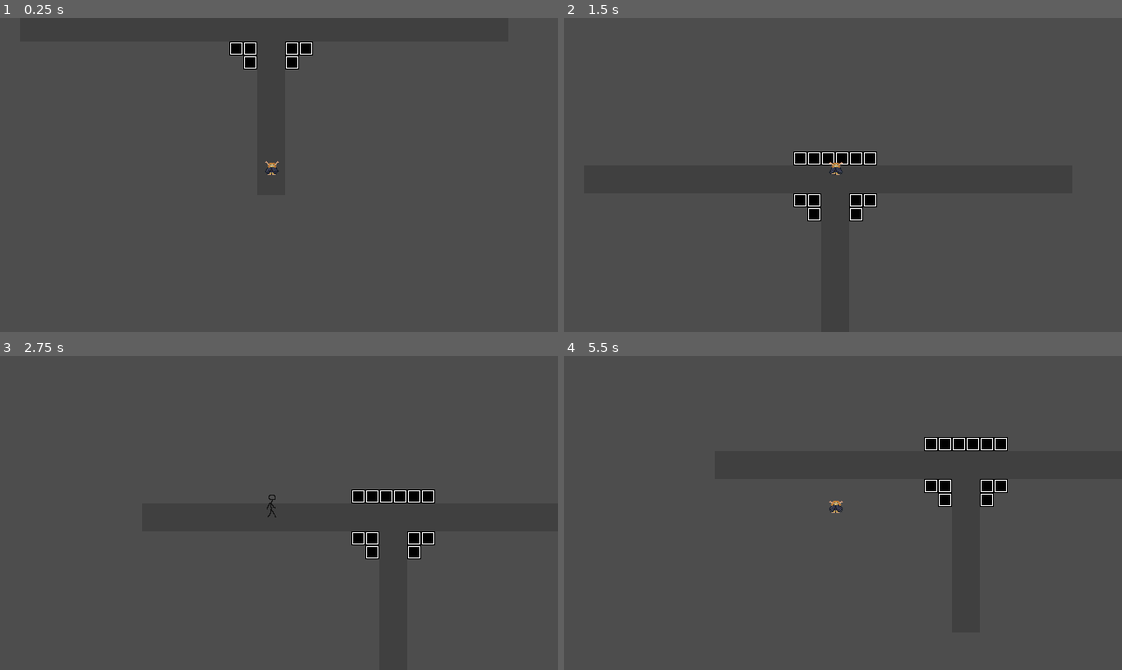
Above: before the commit, frames 1-4 (two rows, left to right).
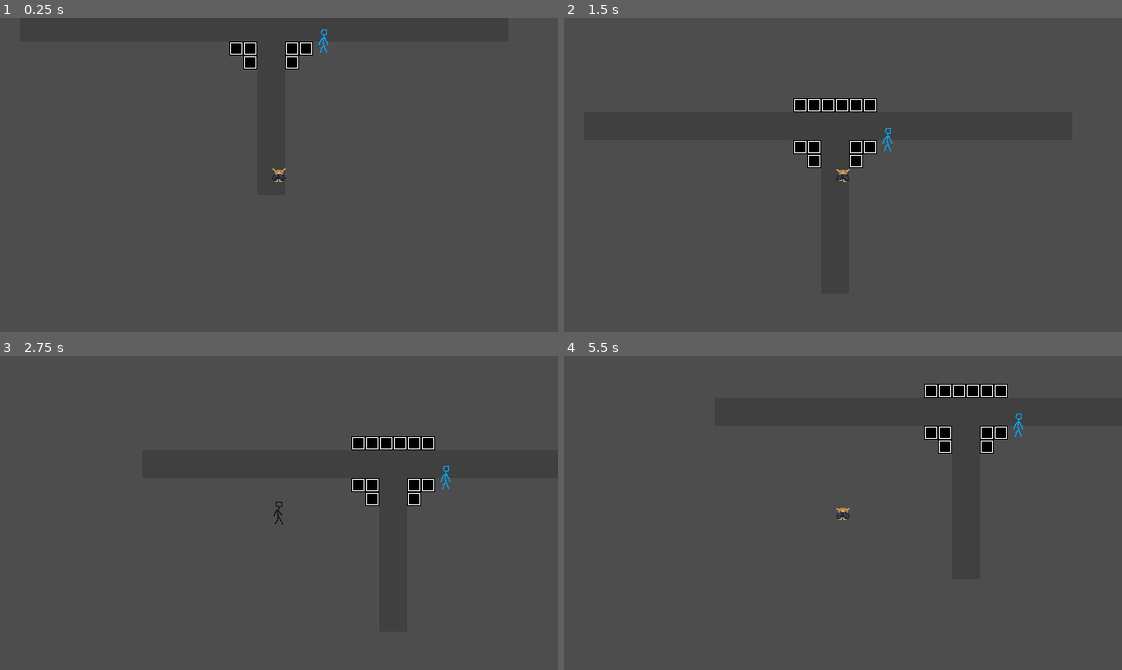
Above: after the commit, the same moments.

Repository: CGaywood/elf-game-2K26
Game: Godot game, scene res://world.tscn
Same seed, same stepped clock (60 frames per second), same inputs: the game is played once before the commit and once after it.
Inputs:
- Up to frame 1 (0.25 s): no input
- Up to frame 2 (1.5 s): tap Enter at 0.5 s; hold W (up) from 0.53 s (still down); tap Space (interact, bound only after the commit) at 0.6, 1.35 s
- Up to frame 3 (2.75 s): release W (up) at 2.03 s; hold A (left) from 2.03 s (still down); tap Space (interact, bound only after the commit) at 2.1 s
- Up to frame 4 (5.5 s): tap Space (interact, bound only after the commit) every 0.75 s from 2.85 to 5.1 s; release A (left) at 3.53 s; hold S (down) 3.53-4.28 s; hold D (right) 4.28-5.03 s; hold W (up) from 5.03 s (still down)

The runs differ from the first frame. In frame 1, 0.1% of the frame differs, in the area x 47-59%, y 3-53%; in frame 2, 2.3%; in frame 3, 2.3%; in frame 4, 2.3%, in the area x 47-83%, y 8-53%.

Commit message:
Added interactions
Player can now interact with npcs. Currently the interaction is just a placeholder until we get UI/dialogue system.
Made some changes to animation system

Diff:
--- a/elf-game/area_trigger.tscn
+++ b/elf-game/area_trigger.tscn
@@ -6,6 +6,7 @@
 size = Vector2(16, 32)
 
 [node name="AreaTrigger" type="Area2D" unique_id=1037223138]
+collision_layer = 6
 script = ExtResource("1_g6xv2")
 
 [node name="CollisionShape2D" type="CollisionShape2D" parent="." unique_id=1090712900]
--- /dev/null
+++ b/elf-game/npc/npc.gd
@@ -0,0 +1,20 @@
+extends CharacterBody2D
+class_name NPC
+
+
+# Called when the node enters the scene tree for the first time.
+func _ready() -> void:
+	pass # Replace with function body.
+
+
+# Called every frame. 'delta' is the elapsed time since the previous frame.
+func _process(delta: float) -> void:
+	pass
+
+
+func player_interact() -> void:
+
+	# Placeholder interaction until we get dialogue and UI sorted
+	$Label.show()
+	await get_tree().create_timer(1).timeout
+	$Label.hide()
--- a/elf-game/npc/npc.tscn
+++ b/elf-game/npc/npc.tscn
@@ -1,6 +1,7 @@
 [gd_scene format=3 uid="uid://blv01c8txyhxu"]
 
 [ext_resource type="Texture2D" uid="uid://d3qqca5wt7j41" path="res://Assets/Placeholder/16x32-charplaceholder.png" id="1_2xp5l"]
+[ext_resource type="Script" uid="uid://bmaoqvb1sr5e6" path="res://npc/npc.gd" id="1_nhy3c"]
 
 [sub_resource type="AtlasTexture" id="AtlasTexture_nhy3c"]
 atlas = ExtResource("1_2xp5l")
@@ -69,6 +70,9 @@
 size = Vector2(16, 16)
 
 [node name="NPC" type="CharacterBody2D" unique_id=2008687491]
+collision_layer = 4
+collision_mask = 7
+script = ExtResource("1_nhy3c")
 
 [node name="AnimatedSprite2D" type="AnimatedSprite2D" parent="." unique_id=1218364138]
 self_modulate = Color(0, 7.517879, 18.892157, 1)
@@ -78,3 +82,10 @@
 
 [node name="CollisionShape2D" type="CollisionShape2D" parent="." unique_id=2136954907]
 shape = SubResource("RectangleShape2D_xxcha")
+
+[node name="Label" type="Label" parent="." unique_id=1124476771]
+visible = false
+offset_top = -40.0
+offset_right = 40.0
+offset_bottom = -17.0
+text = "hello"
--- a/elf-game/player.gd
+++ b/elf-game/player.gd
@@ -3,8 +3,15 @@
 
 
 var direction
+# Need this one to get the right idle animation + interactionbox position
+enum {UP, DOWN, LEFT, RIGHT}
+var facing
 
 @export var speed:float = 200
+
+# -- Interactions --
+@onready var interaction_box_pivot: Marker2D = $InteractionBoxPivot
+@onready var interaction_box: Area2D = $InteractionBoxPivot/InteractionBox
 
 # -- Animation --
 @onready var animated_sprite = $AnimatedSprite2D
@@ -27,21 +34,57 @@
 
 	move_and_slide()
 
+	# Interactions
+	if Input.is_action_just_pressed("interact"):
+		if interaction_box.has_overlapping_bodies():
+			# This part will probably cause problems, better solution needed
+			for body in interaction_box.get_overlapping_bodies():
+				if body is NPC:
+					print(body)
+					body.call_deferred("player_interact")
+
+	# Animation
 	if direction != Vector2.ZERO:
 		idle_timer = 0.0
 		is_idle = false
 
 		if direction == Vector2.UP:
 			animated_sprite.play("walk_up")
+			facing = UP
 
 		elif direction == Vector2.RIGHT:
 			animated_sprite.play("walk_right")
+			facing = RIGHT
 
 		elif direction == Vector2.LEFT:
 			animated_sprite.play("walk_left")
+			facing = LEFT
 
+		elif direction == Vector2.DOWN:
+			animated_sprite.play("walk_down")
+			facing = DOWN
+
+	# Handle idle animations
 	else:
 		idle_timer += delta
 		if idle_timer >= idle_delay and not is_idle:
 			is_idle = true
-			animated_sprite.play("idle_up")
+
+			if facing == UP:
+				animated_sprite.play("idle_up")
+			elif facing == RIGHT:
+				animated_sprite.play("idle_right")
+			elif facing == LEFT:
+				animated_sprite.play("idle_left")
+			else:
+				animated_sprite.play("idle_down")
+
+	# Set position of interaction box
+	if facing == DOWN:
+		interaction_box_pivot.rotation_degrees = 0
+	elif facing == LEFT:
+		interaction_box_pivot.rotation_degrees = 90
+	elif facing == UP:
+		interaction_box_pivot.rotation_degrees = 180
+	elif facing == RIGHT:
+		interaction_box_pivot.rotation_degrees = 270
--- a/elf-game/player.tscn
+++ b/elf-game/player.tscn
@@ -10,8 +10,32 @@
 region = Rect2(0, 0, 16, 32)
 
 [sub_resource type="AtlasTexture" id="AtlasTexture_hqtel"]
-atlas = ExtResource("2_onrkg")
-region = Rect2(0, 0, 16, 32)
+atlas = ExtResource("3_hqtel")
+region = Rect2(0, 0, 16, 16)
+
+[sub_resource type="AtlasTexture" id="AtlasTexture_dx0e4"]
+atlas = ExtResource("3_hqtel")
+region = Rect2(16, 0, 16, 16)
+
+[sub_resource type="AtlasTexture" id="AtlasTexture_jm5j8"]
+atlas = ExtResource("3_hqtel")
+region = Rect2(32, 0, 16, 16)
+
+[sub_resource type="AtlasTexture" id="AtlasTexture_7hik5"]
+atlas = ExtResource("3_hqtel")
+region = Rect2(48, 0, 16, 16)
+
+[sub_resource type="AtlasTexture" id="AtlasTexture_qtqh7"]
+atlas = ExtResource("3_hqtel")
+region = Rect2(64, 0, 16, 16)
+
+[sub_resource type="AtlasTexture" id="AtlasTexture_2wuci"]
+atlas = ExtResource("3_hqtel")
+region = Rect2(80, 0, 16, 16)
+
+[sub_resource type="AtlasTexture" id="AtlasTexture_iruf7"]
+atlas = ExtResource("3_hqtel")
+region = Rect2(96, 0, 16, 16)
 
 [sub_resource type="AtlasTexture" id="AtlasTexture_sweqy"]
 atlas = ExtResource("2_onrkg")
@@ -50,8 +74,20 @@
 region = Rect2(96, 0, 16, 16)
 
 [sub_resource type="AtlasTexture" id="AtlasTexture_dw050"]
-atlas = ExtResource("2_onrkg")
-region = Rect2(0, 0, 16, 32)
+atlas = ExtResource("3_i3pqv")
+region = Rect2(0, 0, 16, 16)
+
+[sub_resource type="AtlasTexture" id="AtlasTexture_5tmop"]
+atlas = ExtResource("3_i3pqv")
+region = Rect2(16, 0, 16, 16)
+
+[sub_resource type="AtlasTexture" id="AtlasTexture_7ahtn"]
+atlas = ExtResource("3_i3pqv")
+region = Rect2(32, 0, 16, 16)
+
+[sub_resource type="AtlasTexture" id="AtlasTexture_7lmhl"]
+atlas = ExtResource("3_i3pqv")
+region = Rect2(48, 0, 16, 16)
 
 [sub_resource type="AtlasTexture" id="AtlasTexture_b26j0"]
 atlas = ExtResource("2_onrkg")
@@ -90,6 +126,24 @@
 "frames": [{
 "duration": 1.0,
 "texture": SubResource("AtlasTexture_hqtel")
+}, {
+"duration": 1.0,
+"texture": SubResource("AtlasTexture_dx0e4")
+}, {
+"duration": 1.0,
+"texture": SubResource("AtlasTexture_jm5j8")
+}, {
+"duration": 1.0,
+"texture": SubResource("AtlasTexture_7hik5")
+}, {
+"duration": 1.0,
+"texture": SubResource("AtlasTexture_qtqh7")
+}, {
+"duration": 1.0,
+"texture": SubResource("AtlasTexture_2wuci")
+}, {
+"duration": 1.0,
+"texture": SubResource("AtlasTexture_iruf7")
 }],
 "loop": true,
 "name": &"idle_down",
@@ -138,8 +192,17 @@
 "speed": 5.0
 }, {
 "frames": [{
-"duration": 1.0,
+"duration": 0.8,
 "texture": SubResource("AtlasTexture_dw050")
+}, {
+"duration": 0.8,
+"texture": SubResource("AtlasTexture_5tmop")
+}, {
+"duration": 0.8,
+"texture": SubResource("AtlasTexture_7ahtn")
+}, {
+"duration": 0.8,
+"texture": SubResource("AtlasTexture_7lmhl")
 }],
 "loop": true,
 "name": &"walk_down",
@@ -180,19 +243,30 @@
 }]
 
 [sub_resource type="RectangleShape2D" id="RectangleShape2D_onrkg"]
-size = Vector2(16, 11)
+size = Vector2(16, 16)
+
+[sub_resource type="RectangleShape2D" id="RectangleShape2D_hqtel"]
+size = Vector2(16, 8)
 
 [node name="Player" type="CharacterBody2D" unique_id=124079194]
 motion_mode = 1
 script = ExtResource("1_onrkg")
 
 [node name="AnimatedSprite2D" type="AnimatedSprite2D" parent="." unique_id=335381376]
-position = Vector2(-8, -8)
 sprite_frames = SubResource("SpriteFrames_onrkg")
-animation = &"walk_up"
+animation = &"walk_down"
+frame_progress = 0.69793785
 
 [node name="CollisionShape2D" type="CollisionShape2D" parent="." unique_id=1506637732]
-position = Vector2(-8, -5.5)
 shape = SubResource("RectangleShape2D_onrkg")
 
 [node name="Camera2D" type="Camera2D" parent="." unique_id=1105442697]
+
+[node name="InteractionBoxPivot" type="Marker2D" parent="." unique_id=1244498053]
+
+[node name="InteractionBox" type="Area2D" parent="InteractionBoxPivot" unique_id=998216495]
+collision_mask = 6
+
+[node name="CollisionShape2D" type="CollisionShape2D" parent="InteractionBoxPivot/InteractionBox" unique_id=894583685]
+position = Vector2(0, 12)
+shape = SubResource("RectangleShape2D_hqtel")
--- a/elf-game/project.godot
+++ b/elf-game/project.godot
@@ -56,6 +56,17 @@
 , Object(InputEventKey,"resource_local_to_scene":false,"resource_name":"","device":-1,"window_id":0,"alt_pressed":false …(186 unchanged characters)…
 ]
 }
+interact={
+"deadzone": 0.2,
+"events": [Object(InputEventKey,"resource_local_to_scene":false,"resource_name":"","device":-1,"window_id":0,"alt_pressed":false,"shift_pressed":false,"ctrl_pressed":false,"meta_pressed":false,"pressed":false,"keycode":0,"physical_keycode":32,"key_label":0,"unicode":32,"location":0,"echo":false,"script":null)
+]
+}
+
+[layer_names]
+
+2d_physics/layer_1="Player"
+2d_physics/layer_2="World"
+2d_physics/layer_3="NPCs"
 
 [physics]
 
--- a/elf-game/world.tscn
+++ b/elf-game/world.tscn
@@ -3,6 +3,7 @@
 [ext_resource type="PackedScene" uid="uid://cmlmg8ff8c4ii" path="res://player.tscn" id="1_f3sb7"]
 [ext_resource type="Texture2D" uid="uid://ei04ei5b2du0" path="res://Assets/Placeholder/16x16-envplaceholder.png" id="2_fj7yv"]
 [ext_resource type="PackedScene" uid="uid://03j7xl5p57ur" path="res://area_trigger.tscn" id="3_tlwt5"]
+[ext_resource type="PackedScene" uid="uid://blv01c8txyhxu" path="res://npc/npc.tscn" id="4_aqk2v"]
 
 [sub_resource type="TileSetAtlasSource" id="TileSetAtlasSource_tlwt5"]
 texture = ExtResource("2_fj7yv")
@@ -11,7 +12,8 @@
 1:0/0/physics_layer_0/polygon_0/points = PackedVector2Array(-8, 8, -8, -8, 8, -8, 8, 8)
 
 [sub_resource type="TileSet" id="TileSet_aqk2v"]
-physics_layer_0/collision_layer = 1
+physics_layer_0/collision_layer = 2
+physics_layer_0/collision_mask = 7
 sources/0 = SubResource("TileSetAtlasSource_tlwt5")
 
 [node name="World" type="Node2D" unique_id=838524453]
@@ -23,8 +25,12 @@
 
 [node name="Player" parent="." unique_id=124079194 instance=ExtResource("1_f3sb7")]
 position = Vector2(345, 329)
+collision_mask = 7
 
 [node name="NPCs" type="Node2D" parent="." unique_id=357335669]
+
+[node name="NPC" parent="NPCs" unique_id=2008687491 instance=ExtResource("4_aqk2v")]
+position = Vector2(396, 183)
 
 [node name="AreaTrigger" parent="." unique_id=1037223138 instance=ExtResource("3_tlwt5")]
 position = Vector2(616, 160)
Not shown, added: elf-game/npc/npc.gd.uid
